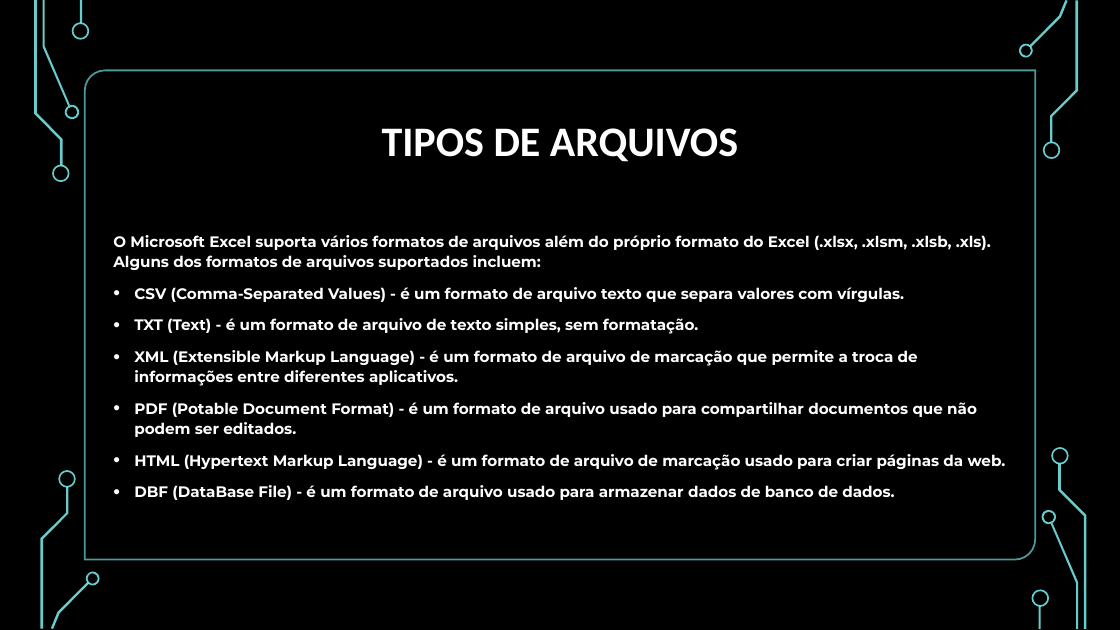
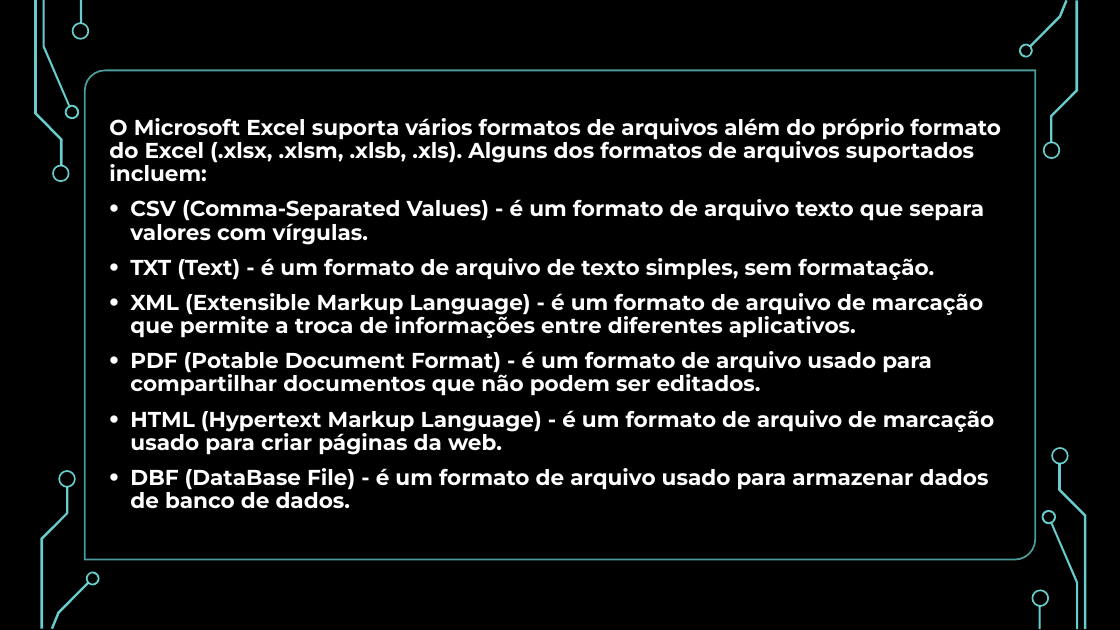
Before and after one commit to VitorKaviski/Curso_Kaviski_Excel_Basico_ao_Avancado, a slide deck: slide 12 of Curso Excel/Básico/Aula 1/Aula 1 - Excel/Curso Excel - Básico - Modelo Slides 1.pptx (slide 9 before the commit). Drawn at 1120x630 pixels with LibreOffice and Linux fonts; fonts in the diff are those of the drawing; background and template pictures are left out. Boxes give left, top, right and bottom in pixels: in the first picture for what was removed or moved away, otherwise in the second. Text is boxed around its words. In the diff, an @@ line names an element or a change of style, - is before the commit and + after.

```diff
--- a/Curso Excel/Básico/Aula 1/Aula 1 - Excel/Curso Excel - Básico - Modelo Slides 1.pptx
+++ b/Curso Excel/Básico/Aula 1/Aula 1 - Excel/Curso Excel - Básico - Modelo Slides 1.pptx
@@ text "O Microsoft Excel suporta vários ...": place and size @@
-text "O Microsoft Excel suporta vários ..." at <box>113,235,1006,500</box>
+text "O Microsoft Excel suporta vários ..." at <box>109,118,1001,508</box>
@@ text "O Microsoft Excel suporta vários ..." at <box>109,118,1001,508</box>: size 13 to 18.5 pt; line spacing 1.1 to 0.9 @@
@@ title removed at <box>382,128,738,162</box> @@
-TIPOS DE ARQUIVOS
```
Also in this commit, not shown: 8 other slides changed, 5 slides added, 2 other files.
